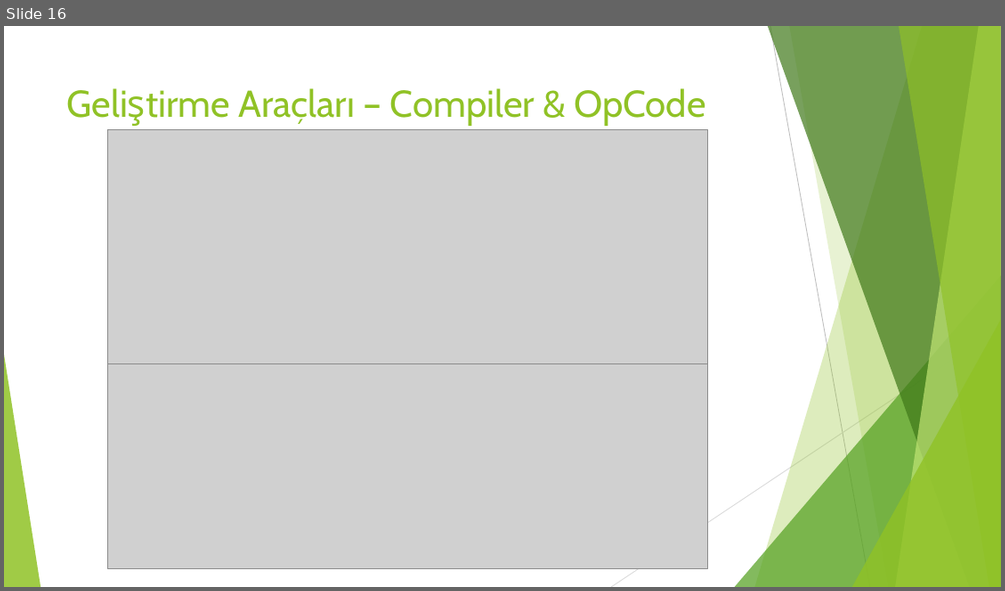
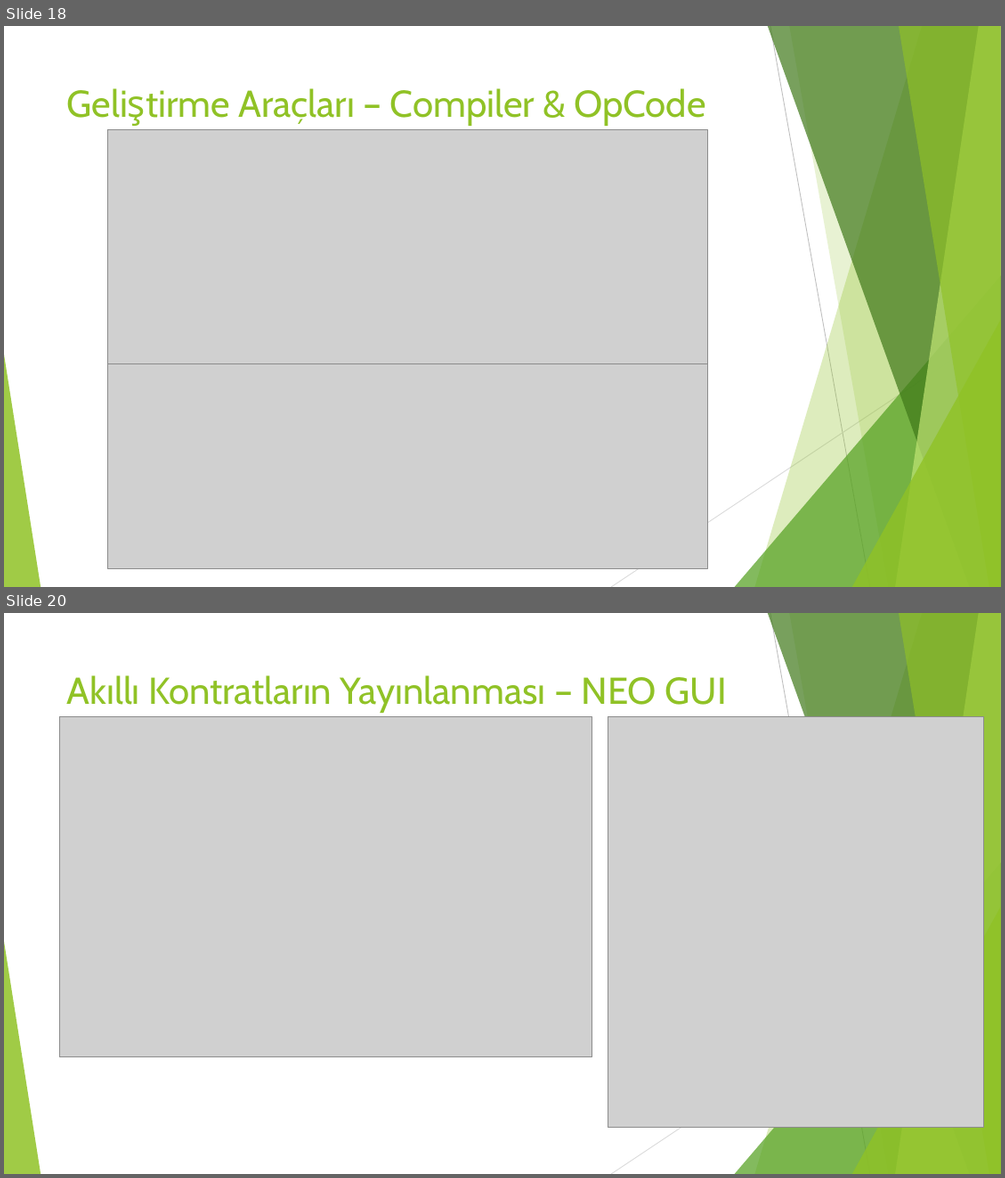
Before and after one commit to NeoBlockchainTurkey/SunumDosyalari, a slide deck: 12.05.2018 Marmara Blockchain Day/NEO Blokzinciri.pptx. Shown one above the other, each under a label of ours: slide 16 before the commit, slides 18 and 20 after it; the slides between them are not shown. The pictures are 1005x591 and 1005x1178 pixels, drawn with LibreOffice and Linux fonts; fonts in the diff are those of the drawing; grey boxes stand for pictures. Boxes give left, top, right and bottom in pixels: in the first picture for what was removed or moved away, otherwise in the second. Text is boxed around its words. In the diff, an @@ line names an element or a change of style, - is before the commit and + after.

```diff
--- a/12.05.2018 Marmara Blockchain Day/NEO Blokzinciri.pptx
+++ b/12.05.2018 Marmara Blockchain Day/NEO Blokzinciri.pptx
@@ slide 20 added at <box>4,613,1001,1174</box>, background #FFFFFF; not listed: 10 template elements that a slide beside it also shows @@
@@ title added at <box>67,675,727,713</box>, 36 pt, text #90C226 @@
+Akıllı Kontratların Yayınlanması – NEO GUI
@@ picture added at <box>59,717,591,1057</box> @@
@@ picture added at <box>608,717,984,1127</box> @@
@@ what was slide 16 is now slide 18 @@
```
Also in this commit, not shown: 3 slides changed, 6 other slides added, 17 slides removed, 10 other files.
